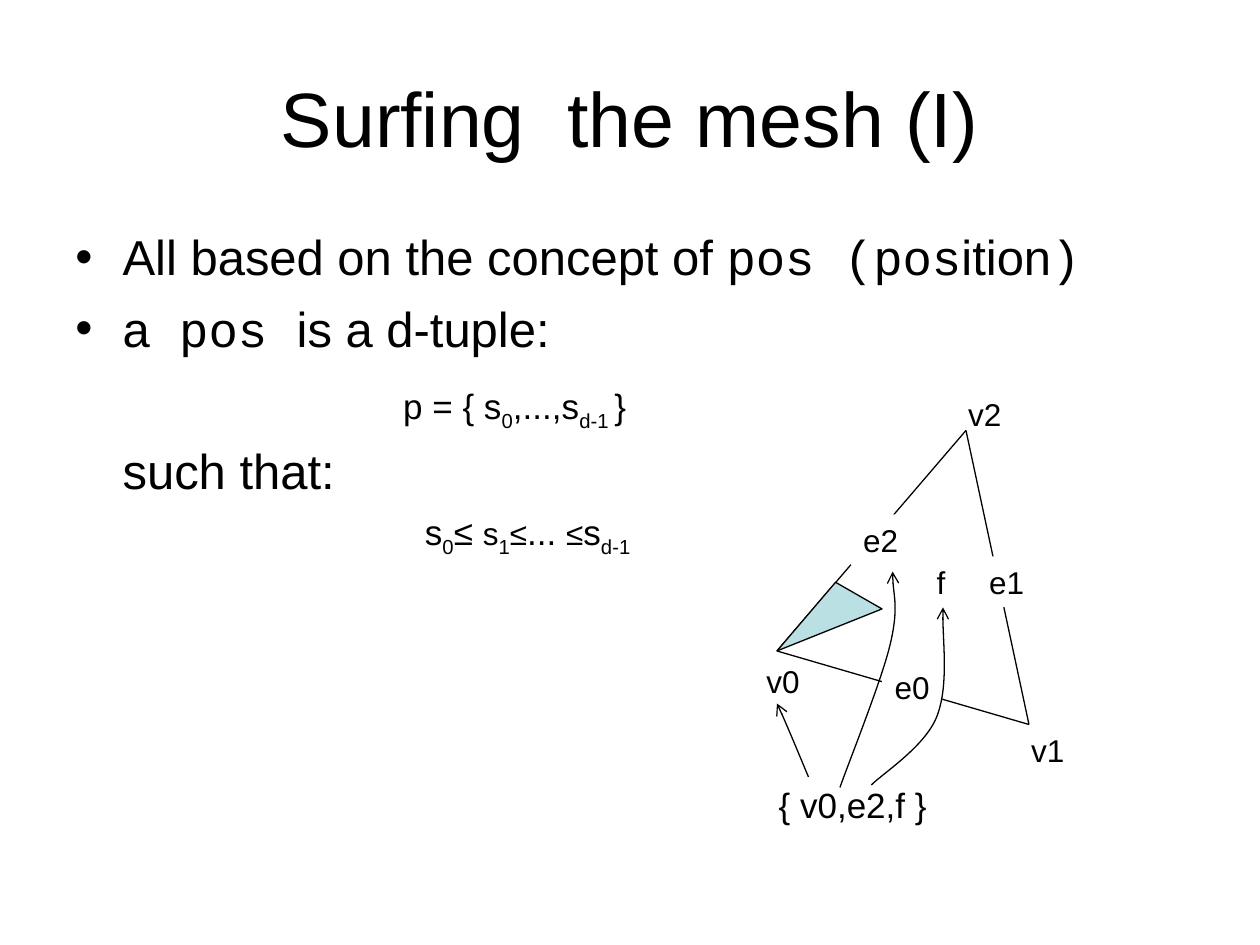
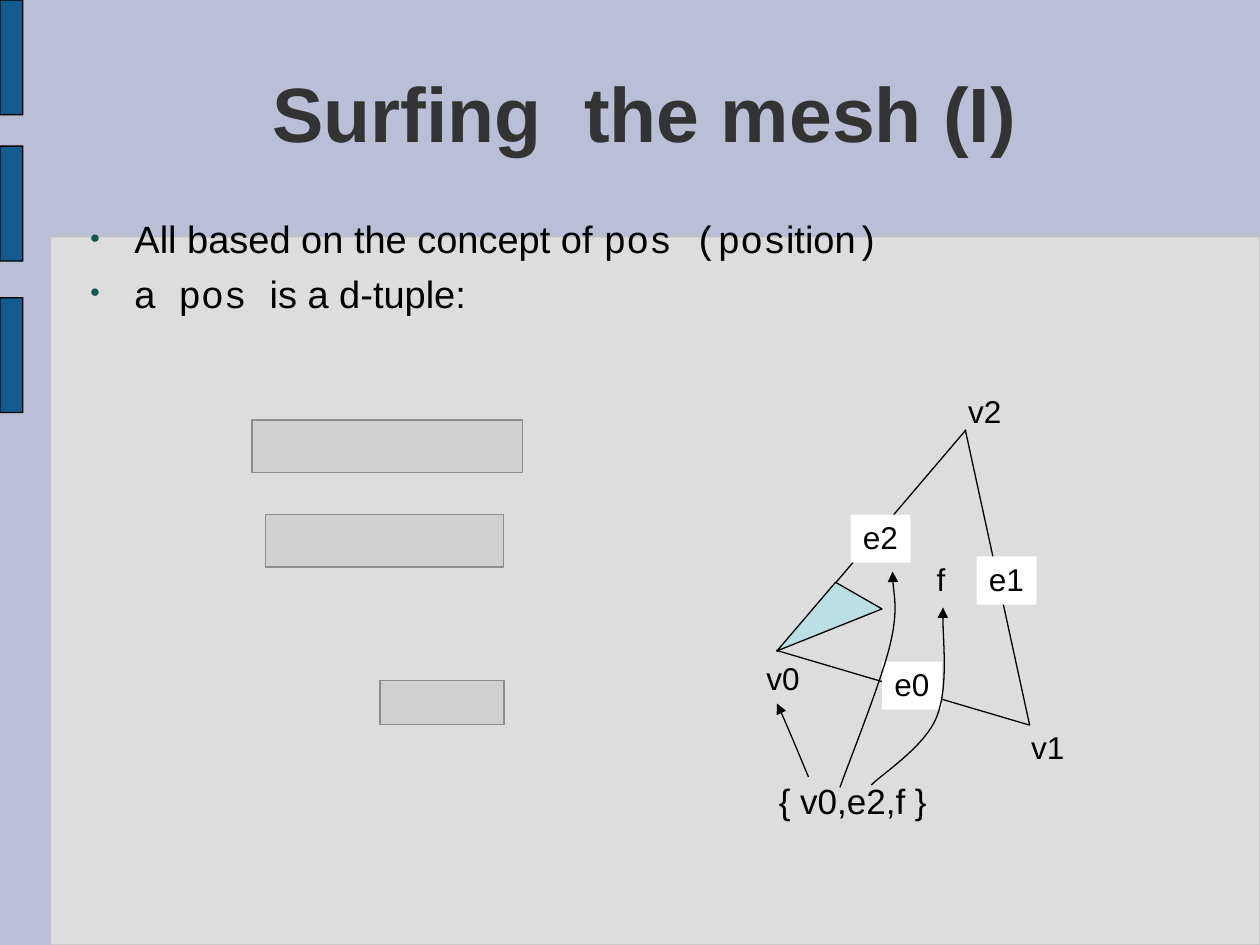
Before and after one commit to prototypable/vcglib, a slide deck: slide 16 of docs/introduction to vcg.ppt (slide 20 before the commit). Drawn at 1260x945 pixels with LibreOffice and Linux fonts; fonts in the diff are those of the drawing; grey boxes stand for pictures. Boxes give left, top, right and bottom in pixels: in the first picture for what was removed or moved away, otherwise in the second. Text is boxed around its words. In the diff, an @@ line names an element or a change of style, - is before the commit and + after.

```diff
--- a/docs/introduction to vcg.ppt
+++ b/docs/introduction to vcg.ppt
@@ background #FFFFFF to #BABED6 @@
@@ freeform shape added at (0, 0, 23, 115), fill #125C8D, outline #000000 0.74 pt @@
@@ title "Surfing the mesh (I)" at (272, 86, 1016, 157): text colour #000000 to #333333, bold on; indent changed; line spacing 1 to 0.93 @@
@@ freeform shape added at (0, 146, 23, 261), fill #125C8D, outline #000000 0.74 pt @@
@@ rounded rectangle added at (50, 237, 1260, 945), fill #DDDDDD, outline #C0C0C0 0.74 pt @@
@@ text "All based on the concept ..." at (134, 225, 879, 316): size 28 to 21.7 pt; bullet • to ●; line spacing 1 to 0.73; more space between paragraphs; bullet colour #000000 to #0E594D @@
@@ freeform shape added at (0, 297, 23, 412), fill #125C8D, outline #000000 0.74 pt @@
@@ text removed at (403, 400, 608, 428) @@
-p = { s0,...,sd-1 }
@@ picture added at (252, 420, 523, 472) @@
@@ text at (123, 453, 335, 490): paragraph removed @@
-such that:
@@ picture added at (265, 514, 503, 567) @@
@@ text removed at (499, 540, 510, 554) @@
-s0≤ s1≤... ≤sd-1
@@ picture added at (381, 680, 504, 724) @@
@@ line spacing 1 to 0.93 in 8 elements at (800, 786, 905, 819), (1031, 737, 1064, 759), (968, 401, 1001, 423), (766, 668, 799, 691), (937, 568, 946, 591), (976, 557, 1037, 605), (850, 514, 911, 562), (882, 662, 942, 709) @@
@@ 3 rectangles: place and size @@
-3 rectangles at (863, 530, 1024, 700)
+3 rectangles at (850, 514, 1037, 709)
```
Also in this commit, not shown: 12 other slides changed, 15 slides added, 18 slides removed.
